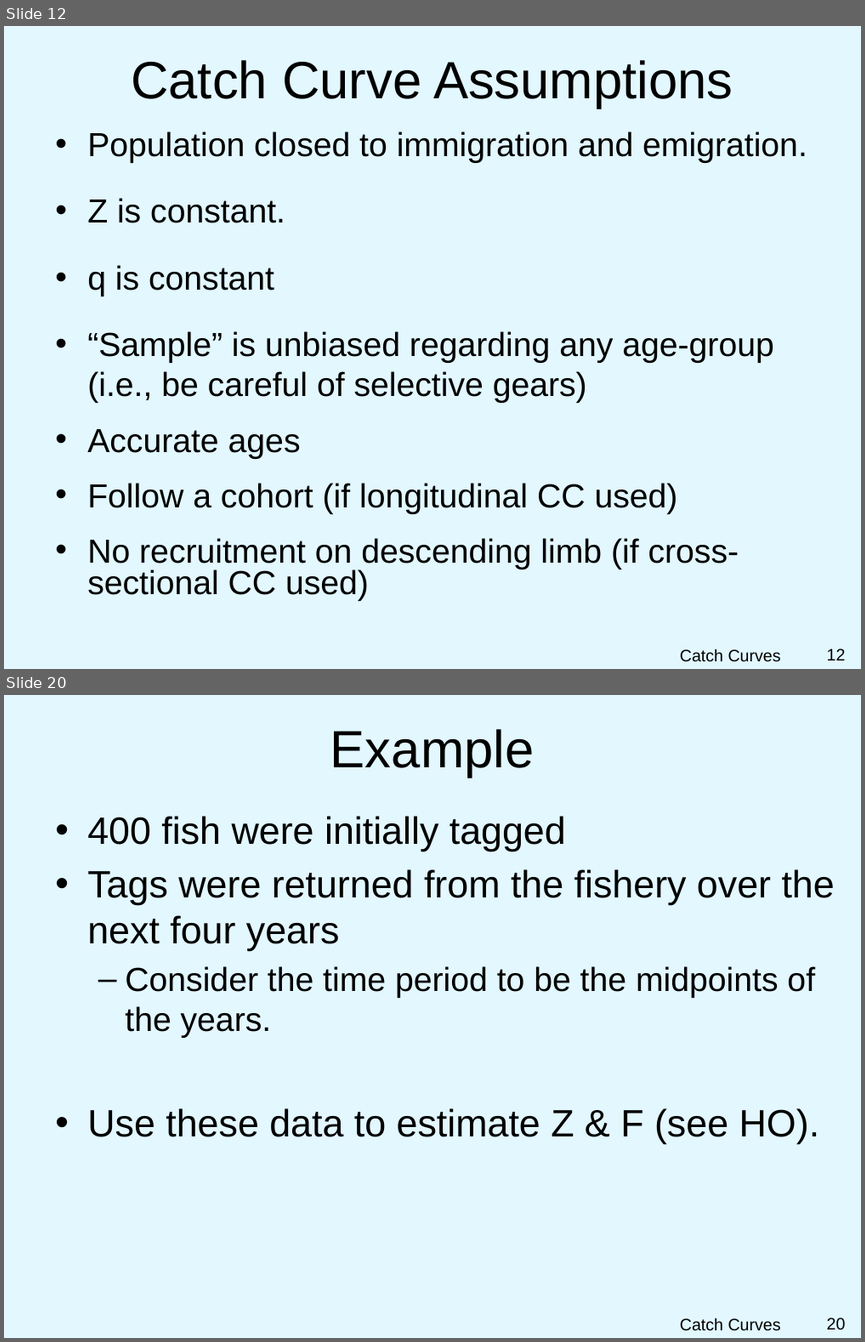
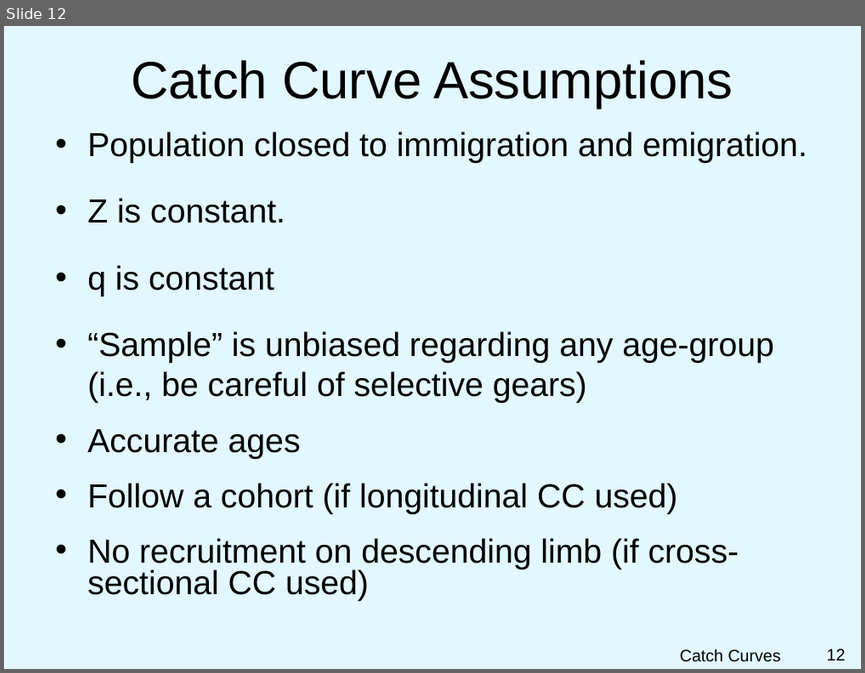
Before and after one commit to droglenc/NCNRS349, a slide deck: modules/Mortality/PPT.pptx. Shown one above the other, each under a label of ours: slides 12 and 20 before the commit, slide 12 after it; the slides between them are not shown. The pictures are 865x1342 and 865x673 pixels, drawn with LibreOffice and Linux fonts; fonts in the diff are those of the drawing; background and template pictures are left out. Boxes give left, top, right and bottom in pixels: in the first picture for what was removed or moved away, otherwise in the second. Text is boxed around its words. In the diff, an @@ line names an element or a change of style, - is before the commit and + after.

Commit message:
Work on Catch Curve  BKG and PPT

```diff
--- a/modules/Mortality/PPT.pptx
+++ b/modules/Mortality/PPT.pptx
@@ slide 20 removed at box(4, 695, 861, 1338), background picture (left out) @@
@@ title removed at box(330, 729, 534, 777) @@
-Example
@@ text removed at box(87, 816, 834, 1144) @@
-• 400 fish were initially tagged
-• Tags were returned from the fishery over the next four years
-  – Consider the time period to be the midpoints of the years.
-• Use these data to estimate Z & F (see HO).
@@ text removed at box(680, 1317, 781, 1331) @@
-Catch Curves
@@ page number removed at box(827, 1317, 846, 1330) @@
-20
```
Also in this commit, not shown: 7 other slides removed, 12 other files.
